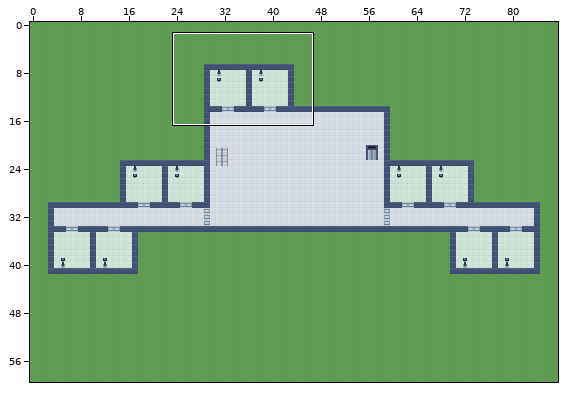
A Tiled map (JSON) gets an edit: hospital2d/maps/floor1.tmj. The picture above shows the old version from afar; the outline marks the close-up.
Close-up. The starting point:
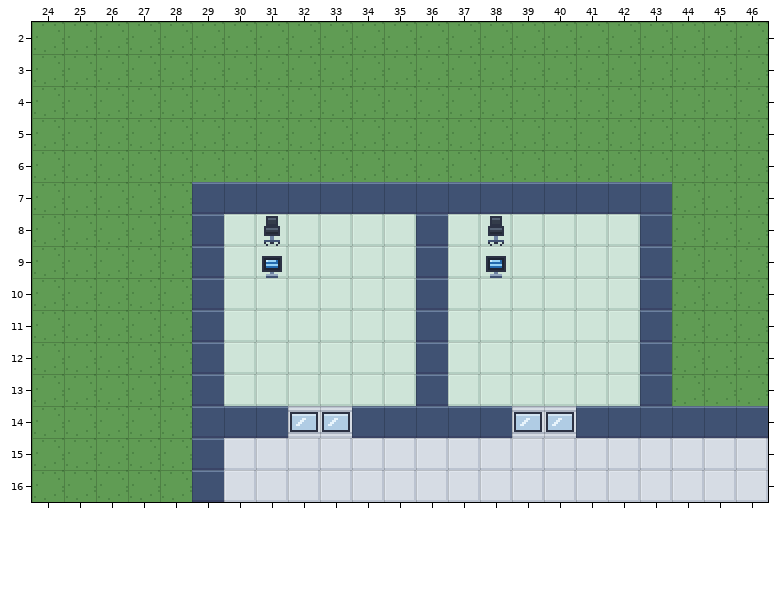
Cells are 16x16 px. Shown: x 24..46, y 2..16. The commit also changed other parts of the map, which this record leaves out.
Now the later version:
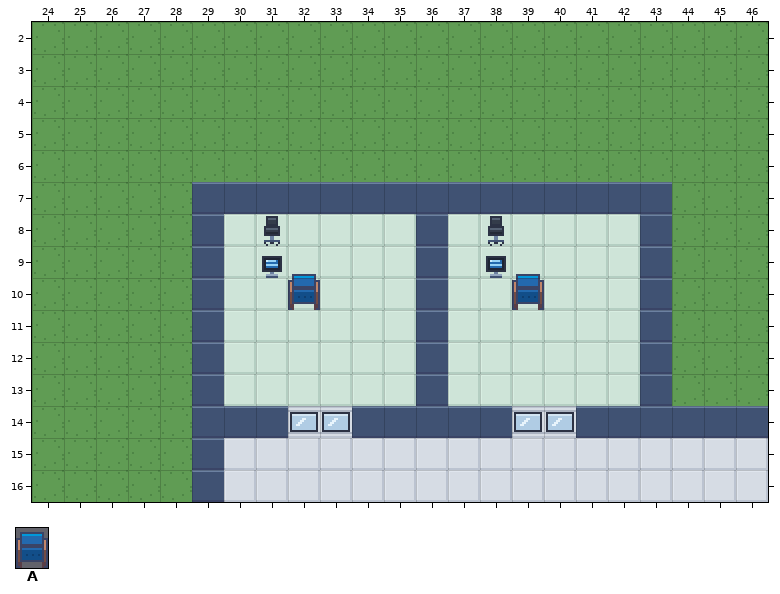
Key: from "hospital": A 62 "chair_up".
Objects are placed by their top-left corner, in cells (3,4 is the top-left corner of cell 3,4); size is 1x1 cell unless given.
Changes in this commit:
Layer "furniture":
added: A "chair_up" at 32,9.8 size 1x1.2
added: A "chair_up" at 39,9.8 size 1x1.2
Boxes around the changes in both close-ups, in picture pixels (x1, y1, x2, y2):
added: (288, 274, 320, 310)
added: (512, 274, 544, 310)
